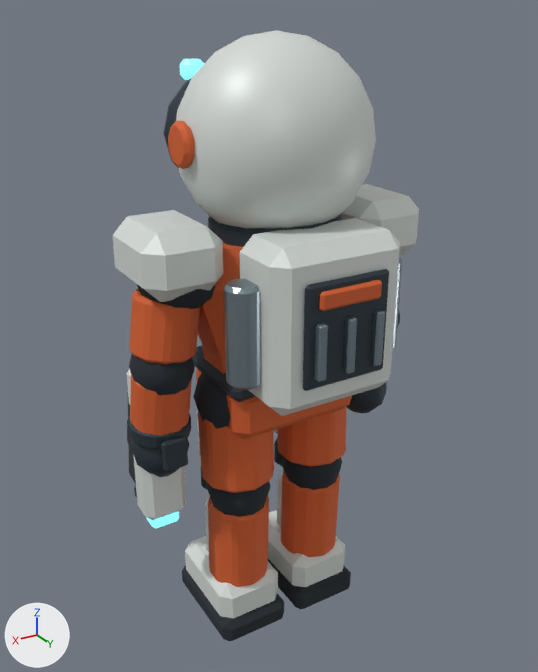
An edit to the glTF model lunar-art-test/game/assets/astronaut-v3.glb, drawn before and after from the same camera.
One viewpoint serves both versions: a 50 mm lens placed at (1.2, 1.96, 2.11), pointed at (0.03, 0.01, 1.14). Lighting does not change. The marker at lower left points along +X, +Y and +Z. The first picture is the older version.

Objects in the first picture: 'ConstructionTool.005', 'FrontierSuit.005', 'Pistol'.
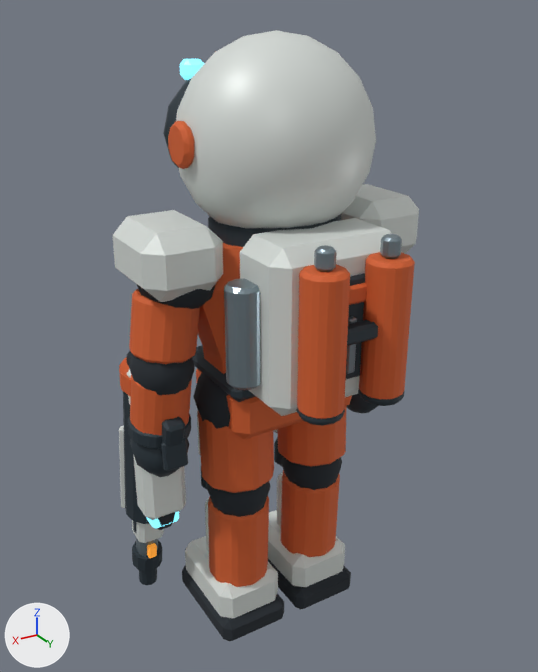
What changed in the scene script:
```text
Add mat_rifle___olive_ceramic:
    mat_rifle___olive_ceramic = principled_material('Rifle • olive ceramic')
    mat_rifle___olive_ceramic.base_color = (0.13, 0.15, 0.11)  # dark grey #656c5d
    mat_rifle___olive_ceramic.metallic = 0.15
    mat_rifle___olive_ceramic.roughness = 0.55
Add me_cube_049:
    me_cube_049.from_pydata(...)  # 432 vertices, 776 faces; spans x 0.361..0.482, y -0.329..0.106, z 0.083..1.14
    # faces by material slot: [132, 44, 100, 44, 44, 300, 44, 68]
    me_cube_049.materials.append(mat_pressure_seals_005)  # dark grey #222930
    me_cube_049.materials.append(mat_pistol___blued_gunmetal)  # dark grey #353a3f
    me_cube_049.materials.append(mat_machined_titanium_005)  # grey #8999a2
    me_cube_049.materials.append(mat_rifle___olive_ceramic)  # dark grey #656c5d
    me_cube_049.materials.append(mat_suit___oxide_orange_005)  # orange #d45f2c
    me_cube_049.materials.append(mat_mechanism___graphite_005)  # dark blue #2c3840
    me_cube_049.materials.append(mat_ceramic___warm_chalk_005)  # light grey #dadfdb
    me_cube_049.materials.append(mat_instrument___ice_005)  # cyan #73d3e5, glowing cyan #81ebff
Add me_cube_067:
    me_cube_067.from_pydata(...)  # 678 vertices, 1260 faces; spans x -0.18..0.505, y -0.32..0.5, z 0.176..1.56
    # faces by material slot: [88, 244, 44, 432, 44, 320, 44, 44]
    me_cube_067.materials.append(mat_pressure_seals_005)  # dark grey #222930
    me_cube_067.materials.append(mat_machined_titanium_005)  # grey #8999a2
    me_cube_067.materials.append(mat_pistol___blued_gunmetal)  # dark grey #353a3f
    me_cube_067.materials.append(mat_mechanism___graphite_005)  # dark blue #2c3840
    me_cube_067.materials.append(mat_ceramic___warm_chalk_005)  # light grey #dadfdb
    me_cube_067.materials.append(mat_suit___oxide_orange_005)  # orange #d45f2c
    me_cube_067.materials.append(mat_marker___amber_005)  # orange #f9a035, glowing orange #b77424
    me_cube_067.materials.append(mat_instrument___ice_005)  # cyan #73d3e5, glowing cyan #81ebff
Add ob_rifle:
    ob_rifle = bpy.data.objects.new('Rifle', me_cube_049)
    ob_rifle.location = (0.0, 0.0, 0.0)
Add ob_flamethrower:
    ob_flamethrower = bpy.data.objects.new('Flamethrower', me_cube_067)
    ob_flamethrower.location = (0.0, 0.0, 0.0)
```

Where the change shows, as pixel boxes (x1, y1, x2, y2) in the pictures (538 x 672 px):
'Flamethrower', added: after (119, 234, 415, 571)
    faces in mat_suit___oxide_orange_005 (orange #d45f2c): (119, 252, 415, 419)
    faces in mat_mechanism___graphite_005 (dark blue #2c3840): (123, 320, 405, 571)
    faces in mat_machined_titanium_005 (grey #8999a2): (136, 234, 402, 556)
    faces in mat_ceramic___warm_chalk_005 (light grey #dadfdb): (119, 426, 125, 508)
    faces in mat_pressure_seals_005 (dark grey #222930): (158, 449, 175, 526)
'Rifle', added (mostly hidden): after (127, 351, 186, 585)
    faces in mat_mechanism___graphite_005 (dark blue #2c3840): (133, 417, 186, 585)
    faces in mat_ceramic___warm_chalk_005 (light grey #dadfdb): (132, 520, 164, 543)
